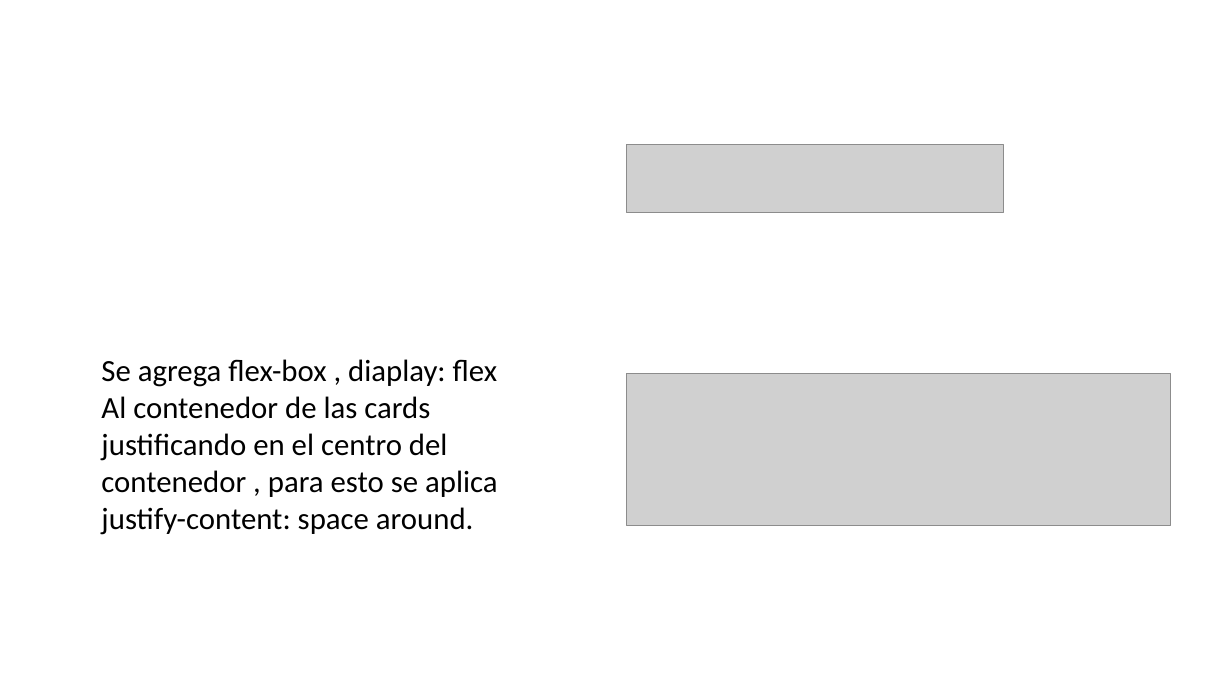
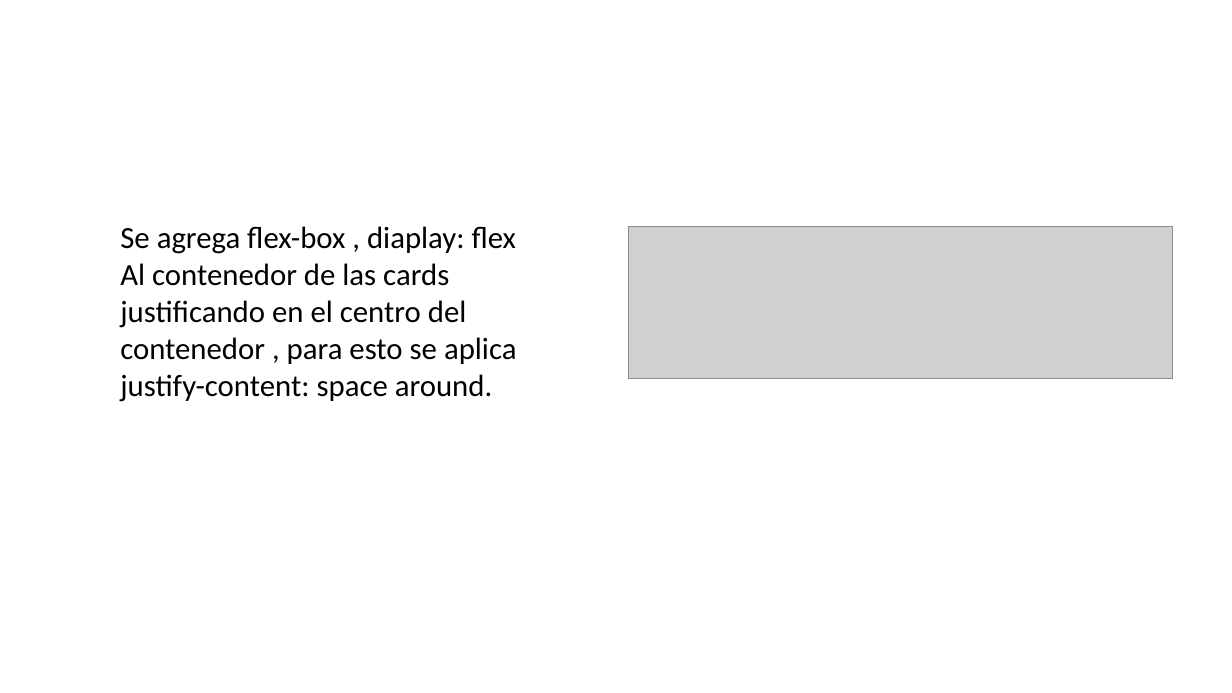
Before and after one commit to jogard24/modificarflexbox, a slide deck: slide 3 of presentacionpptx/flexbox.pptx. Drawn at 1232x693 pixels with LibreOffice and Linux fonts; fonts in the diff are those of the drawing; grey boxes stand for pictures; background and template pictures are left out. Boxes give left, top, right and bottom in pixels: in the first picture for what was removed or moved away, otherwise in the second. Text is boxed around its words. In the diff, an @@ line names an element or a change of style, - is before the commit and + after.

Commit message:
actualizacion

```diff
--- a/presentacionpptx/flexbox.pptx
+++ b/presentacionpptx/flexbox.pptx
@@ picture removed at <box>627,144,1003,213</box> @@
@@ text "Se agrega flex-box , diaplay: ...": place and size @@
-text "Se agrega flex-box , diaplay: ..." at <box>101,359,498,535</box>
+text "Se agrega flex-box , diaplay: ..." at <box>120,226,517,402</box>
@@ picture: place and size @@
-picture at <box>627,373,1171,526</box>
+picture at <box>628,227,1173,380</box>
```
